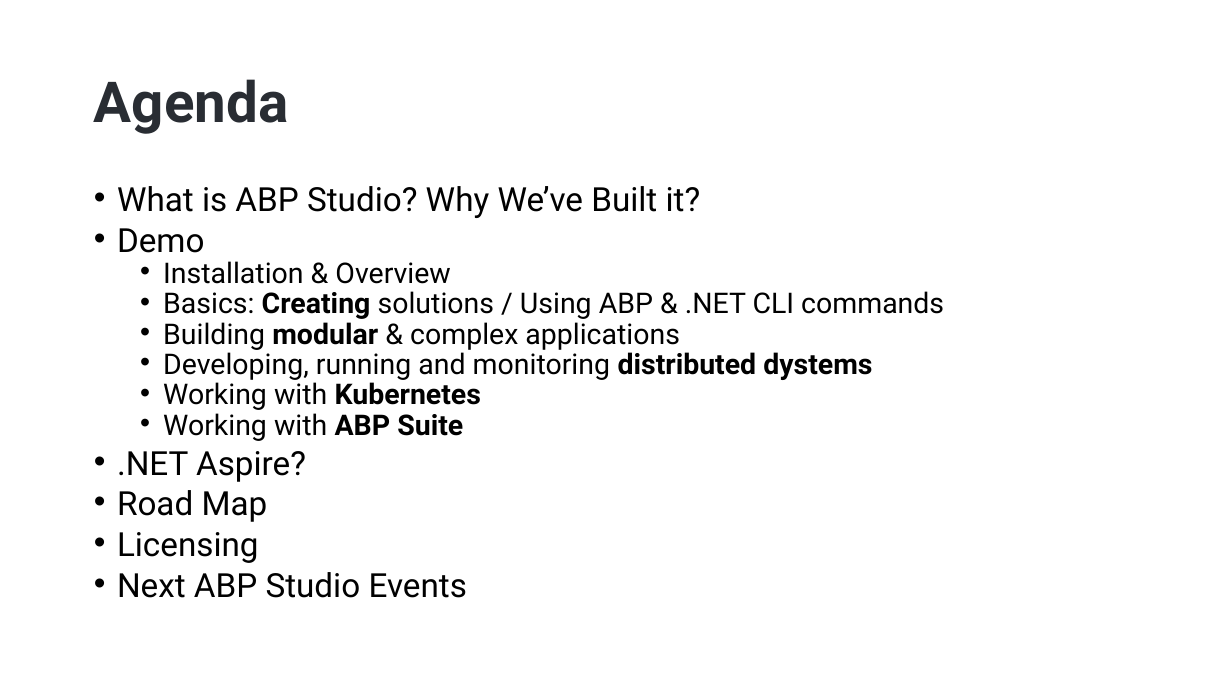
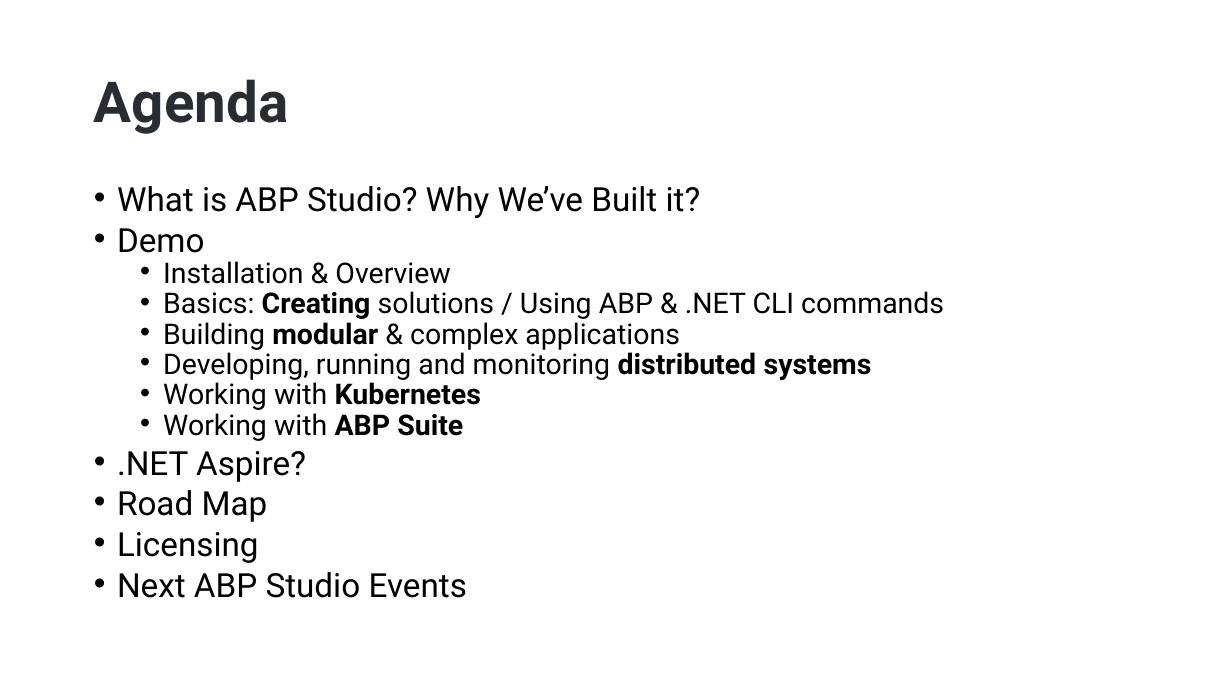
Before and after one commit to hikalkan/presentations, a slide deck: slide 2 of 2024-08-15 ABP Community Talks 2024.4/ABP Studio - The Missing Tool for Dotnet Developers.pptx. Drawn at 1232x693 pixels with LibreOffice and Linux fonts; fonts in the diff are those of the drawing; background and template pictures are left out. Boxes give left, top, right and bottom in pixels: in the first picture for what was removed or moved away, otherwise in the second. Text is boxed around its words. In the diff, an @@ line names an element or a change of style, - is before the commit and + after.

```diff
--- a/2024-08-15 ABP Community Talks 2024.4/ABP Studio - The Missing Tool for Dotnet Developers.pptx
+++ b/2024-08-15 ABP Community Talks 2024.4/ABP Studio - The Missing Tool for Dotnet Developers.pptx
@@ text at (x1=163, y1=348, x2=872, y2=380): text changed @@
-  • Developing, running and monitoring distributed dystems
+  • Developing, running and monitoring distributed systems
```
Also in this commit, not shown: 2 other slides changed.
